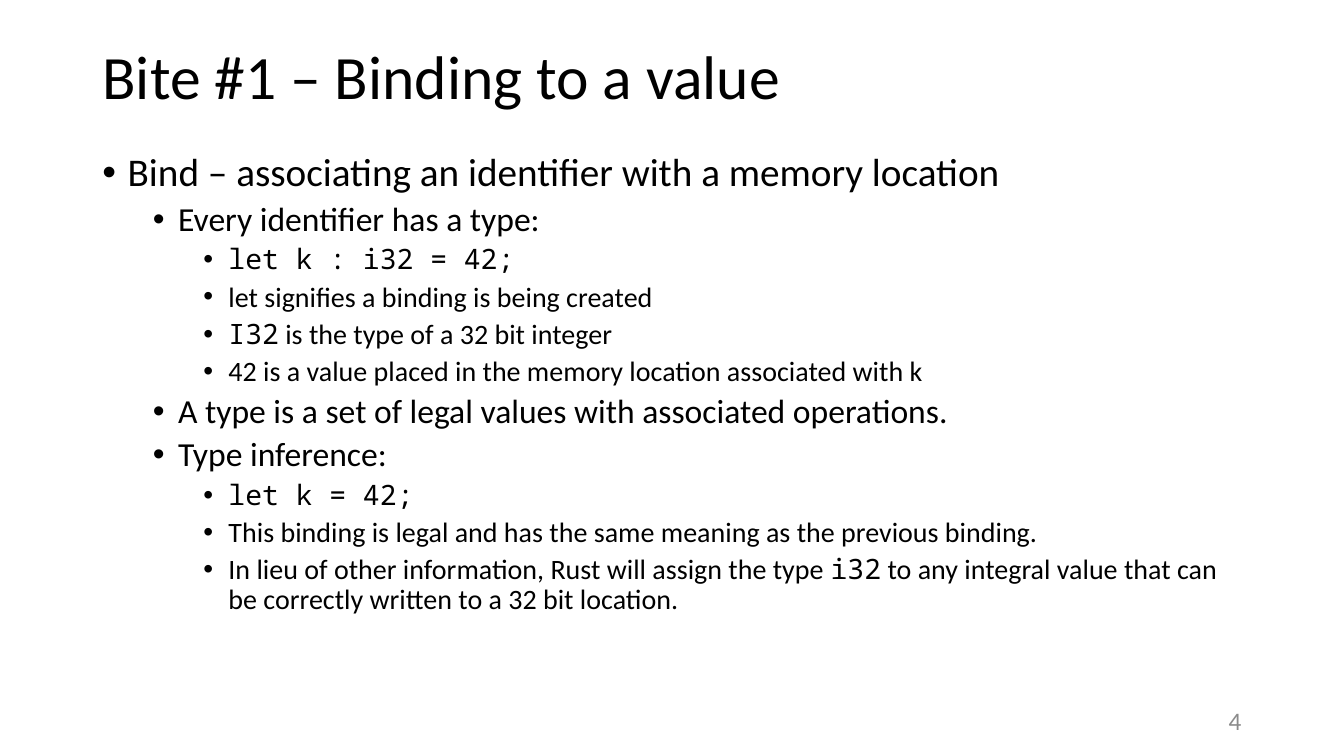
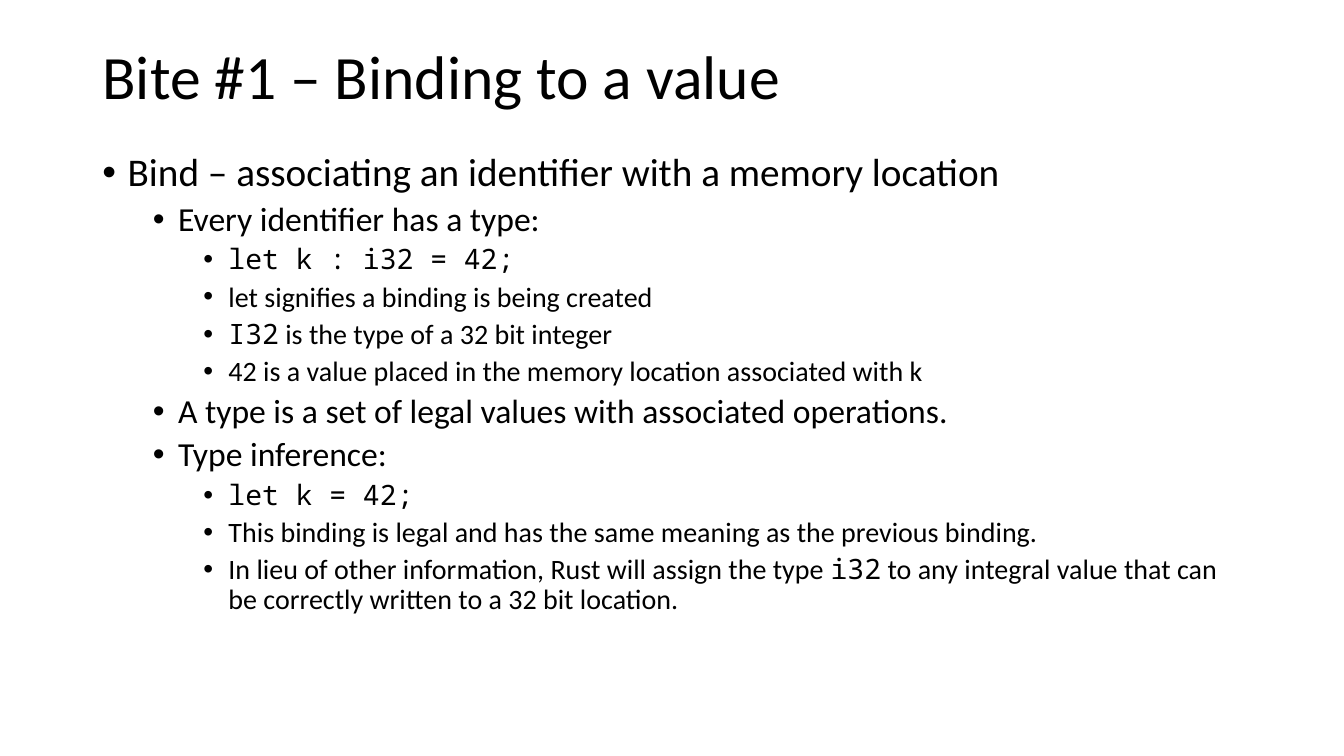
Before and after one commit to JimFawcett/JimFawcett.github.io, a slide deck: slide 5 of Resources/ConsumingRust.pptx (slide 4 before the commit). Drawn at 1344x756 pixels with LibreOffice and Linux fonts; fonts in the diff are those of the drawing. Boxes give left, top, right and bottom in pixels: in the first picture for what was removed or moved away, otherwise in the second. Text is boxed around its words. In the diff, an @@ line names an element or a change of style, - is before the commit and + after.

```diff
--- a/Resources/ConsumingRust.pptx
+++ b/Resources/ConsumingRust.pptx
@@ page number removed at box(1229, 714, 1242, 730) @@
-4
```
Also in this commit, not shown: 7 other slides changed, 1 slide added, 2 other files.
